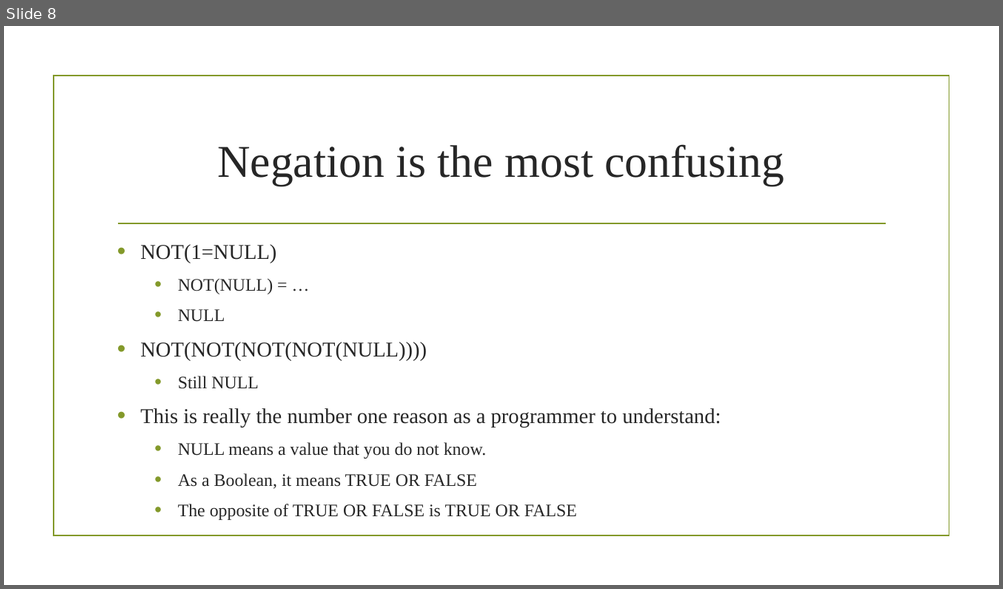
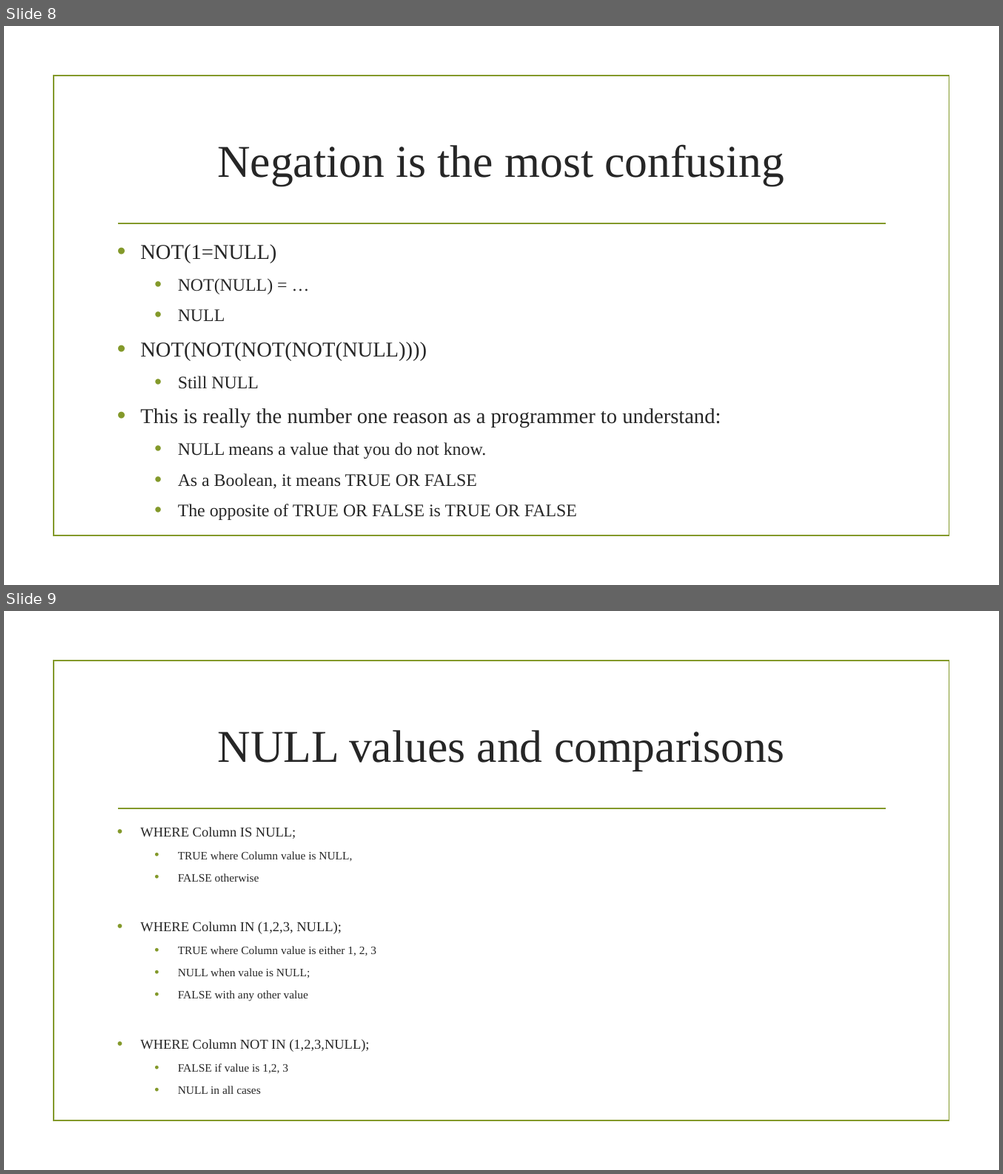
Before and after one commit to drsqlgithub/Presentation-Downloads, a slide deck: Database Design Chat/Database Design Chat 015 NULL.pptx. Shown one above the other, each under a label of ours: slide 8 before the commit, slides 8 and 9 after it. The pictures are 1003x589 and 1003x1174 pixels, drawn with LibreOffice and Linux fonts; fonts in the diff are those of the drawing; background and template pictures are left out. Boxes give left, top, right and bottom in pixels: in the first picture for what was removed or moved away, otherwise in the second. Text is boxed around its words. In the diff, an @@ line names an element or a change of style, - is before the commit and + after.

Commit message:
changes to NULL presentation
just a temp file

```diff
--- a/Database Design Chat/Database Design Chat 015 NULL.pptx
+++ b/Database Design Chat/Database Design Chat 015 NULL.pptx
@@ slide 9 added at box(4, 611, 999, 1170), background picture (left out); not listed: 2 template elements that a slide beside it also shows @@
@@ title added at box(218, 730, 784, 771), 44 pt, text #262626 @@
+NULL values and comparisons
@@ text added at box(140, 827, 376, 1094), 11 pt, text #262626 @@
+• WHERE Column IS NULL;
+  • TRUE where Column value is NULL,
+  • FALSE otherwise
+• WHERE Column IN (1,2,3, NULL);
+  • TRUE where Column value is either 1, 2, 3
+  • NULL when value is NULL;
+  • FALSE with any other value
+• WHERE Column NOT IN (1,2,3,NULL);
+  • FALSE if value is 1,2, 3
+  • NULL in all cases
```
Also in this commit, not shown: 2 slides changed, 2 other files.
